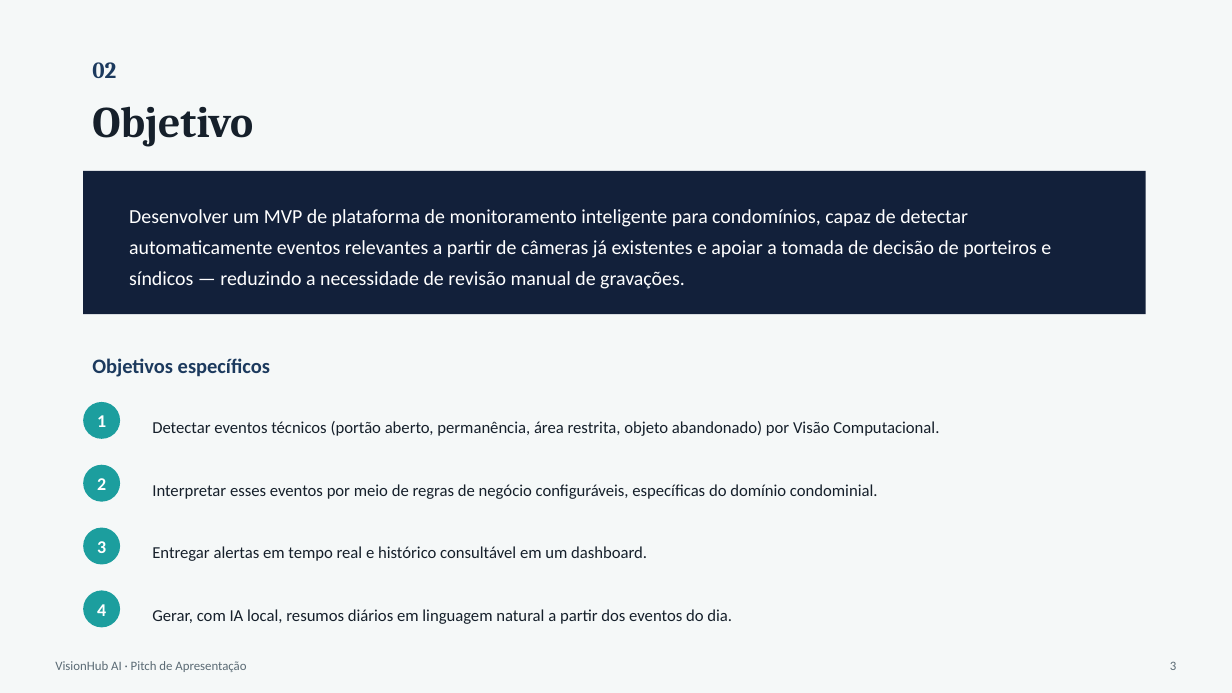
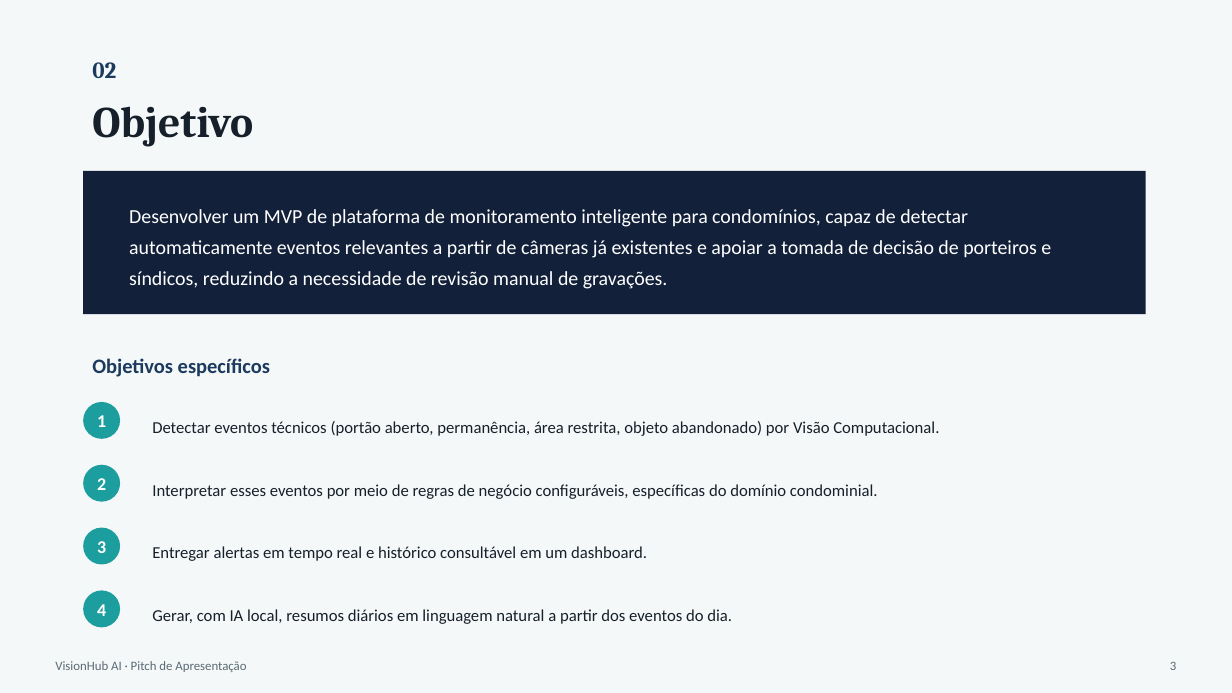
Before and after one commit to yanmartinss/visionhub-ai, a slide deck: slide 3 of VisionHub_AI_Pitch.odp. Drawn at 1232x693 pixels with LibreOffice and Linux fonts; fonts in the diff are those of the drawing. Boxes give left, top, right and bottom in pixels: in the first picture for what was removed or moved away, otherwise in the second. Text is boxed around its words. In the diff, an @@ line names an element or a change of style, - is before the commit and + after.

```diff
--- a/VisionHub_AI_Pitch.odp
+++ b/VisionHub_AI_Pitch.odp
@@ text at bbox=[129, 209, 1051, 289]: text changed @@
-Desenvolver um MVP de plataforma de monitoramento inteligente para condomínios, capaz de detectar automaticamente eventos relevantes a partir de câmeras já existentes e apoiar a tomada de decisão de porteiros e síndicos — reduzindo a necessidade de revisão manual de gravações.
+Desenvolver um MVP de plataforma de monitoramento inteligente para condomínios, capaz de detectar automaticamente eventos relevantes a partir de câmeras já existentes e apoiar a tomada de decisão de porteiros e síndicos, reduzindo a necessidade de revisão manual de gravações.
```
Also in this commit, not shown: 3 other files.
